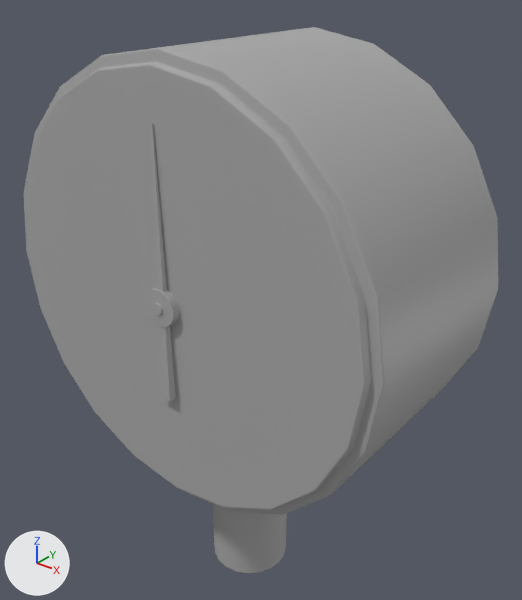
What one commit did to the FBX model Assets/3D Assets/Final Deliverable/Pressure_Gauge.fbx.
The view is the same before and after, from a camera (50 mm lens) standing at (0.196, -0.231, 0.166) and looking at (0.002, 0.011, 0.016). Lighting does not change. The marker at lower left points along +X, +Y and +Z. Where no turn or scale is listed for an object, it has been applied to the vertices.

Objects in the first picture: 'pressure_gauge', 'pressure_gauge_arrow', 'pressure_gauge_base', 'pressure_guage_arrow_attachment'.
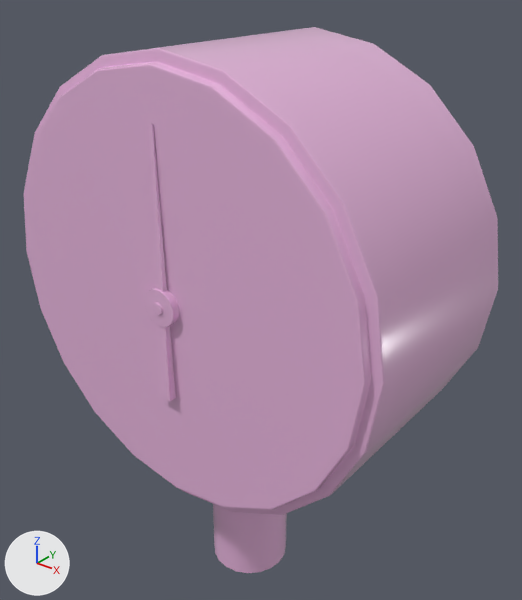
The newer file is also turned or shifted as a whole; pictures and numbers use the older file's frame.

The change, as a diff of the scene's bpy script:
```diff
--- a/Assets/3D Assets/Final Deliverable/Pressure_Gauge.fbx.py
+++ b/Assets/3D Assets/Final Deliverable/Pressure_Gauge.fbx.py
@@ mat_gauge_mat @@
+mat_gauge_mat = principled_material('gauge_mat')
+mat_gauge_mat.base_color = (0.8, 0.462, 0.722)  # pink #e7b5dd
+mat_gauge_mat.roughness = 0.2
@@ me_mesh_002 @@
 me_mesh_002.from_pydata(...)  # 201 vertices, 190 faces; spans x -0.0082..0.0082, y -0.0087..0.0087, z -0.0082..0.0082
-me_mesh_002.materials.append(mat_standardsurface1)  # grey #aaaaaa
+me_mesh_002.materials.append(mat_gauge_mat)  # pink #e7b5dd
@@ me_mesh_001 @@
 me_mesh_001.from_pydata(...)  # 40 vertices, 20 faces; spans x -0.0201..0.0201, y -0.0201..0.0201, z -0.0409..0.0409
-me_mesh_001.materials.append(mat_standardsurface1)  # grey #aaaaaa
+me_mesh_001.materials.append(mat_gauge_mat)  # pink #e7b5dd
@@ me_mesh @@
 me_mesh.from_pydata(...)  # 242 vertices, 240 faces; spans x -0.1..0.1, y -0.051..0.051, z -0.1..0.1
-me_mesh.materials.append(mat_standardsurface1)  # grey #aaaaaa
+me_mesh.materials.append(mat_gauge_mat)  # pink #e7b5dd
@@ me_mesh_003 @@
 me_mesh_003.from_pydata(...)  # 8 vertices, 5 faces; spans x -0.0036..0.0036, y -0.0018..0.0018, z -0.0583..0.0583
-me_mesh_003.materials.append(mat_standardsurface1)  # grey #aaaaaa
+me_mesh_003.materials.append(mat_gauge_mat)  # pink #e7b5dd
```

Boxes [x1, y1, x2, y2] around the edits, measured in the pictures (522 x 600 px):
'pressure_gauge', recoloured (grey to pink)
    both: [24, 27, 498, 515]
'pressure_gauge_base', recoloured
    both: [213, 504, 287, 573]
'pressure_gauge_arrow', recoloured (grey to pink)
    both: [151, 124, 176, 401]
'pressure_guage_arrow_attachment', recoloured (grey to pink)
    both: [145, 288, 179, 327]
